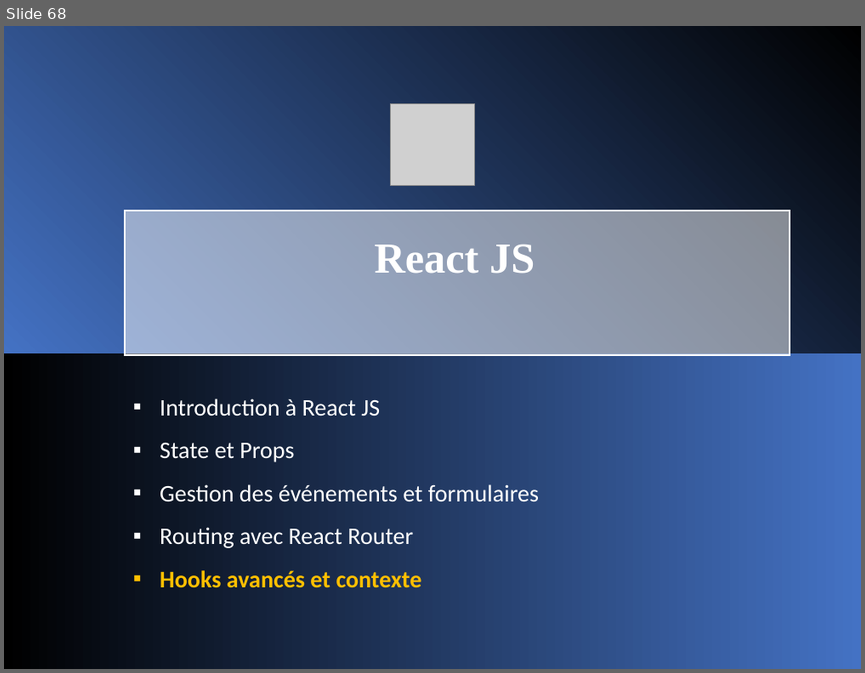
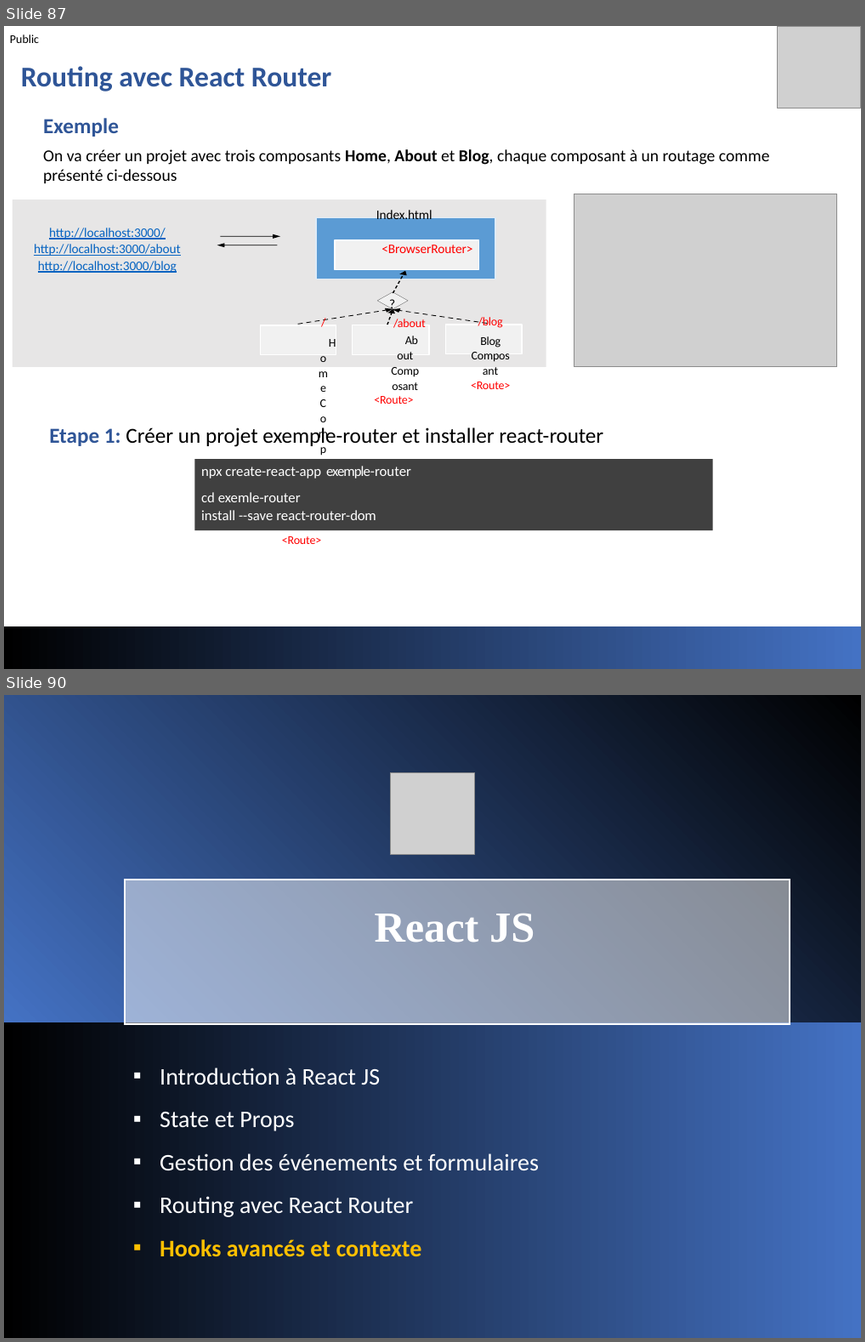
Before and after one commit to jeouit/REACT, a slide deck: Formation Front-V1-4.pptx. Shown one above the other, each under a label of ours: slide 68 before the commit, slides 87 and 90 after it; the slides between them are not shown. The pictures are 865x673 and 865x1342 pixels, drawn with LibreOffice and Linux fonts; fonts in the diff are those of the drawing; grey boxes stand for pictures. Boxes give left, top, right and bottom in pixels: in the first picture for what was removed or moved away, otherwise in the second. Text is boxed around its words. In the diff, an @@ line names an element or a change of style, - is before the commit and + after.

```diff
--- a/Formation Front-V1-4.pptx
+++ b/Formation Front-V1-4.pptx
@@ slide 87 added at [4, 26, 861, 669], background #FFFFFF @@
@@ text added at [10, 34, 39, 43], 10 pt, text #000000 @@
+Public
@@ picture added at [777, 26, 861, 108] @@
@@ text added at [21, 66, 331, 91], 24 pt, text #2F5597, bold @@
+Routing avec React Router
@@ text added at [43, 118, 770, 183], 14 pt, text #000000 @@
+  Exemple
+On va créer un projet avec trois composants Home, About et Blog, chaque composant à un routage comme présenté ci-dessous
@@ picture added at [574, 194, 837, 367] @@
@@ group added at [12, 200, 546, 544]: 14 freeform shapes, 6 texts, 1 rectangle @@
+Index.html
+http://localhost:3000/
+http://localhost:3000/about http://localhost:3000/blog
+?
+/
+Home Composant
+<Route>
+/about
+About Composant
+<Route>
+/blog
+Blog Composant
+<Route>
+<BrowserRouter>
@@ text added at [49, 427, 603, 448], 18 pt, text #000000 @@
+  Etape 1: Créer un projet exemple-router et installer react-router
@@ rectangle added at [195, 459, 713, 531], fill #404040, 12 pt, text #FFFFFF @@
+npx create-react-app exemple-router
+cd exemle-router
+install --save react-router-dom
@@ rectangle added at [4, 627, 861, 669], fill gradient #000000 to #4472C4 @@
@@ what was slide 68 is now slide 90 @@
```
Also in this commit, not shown: 25 other slides added, 1 other file.
